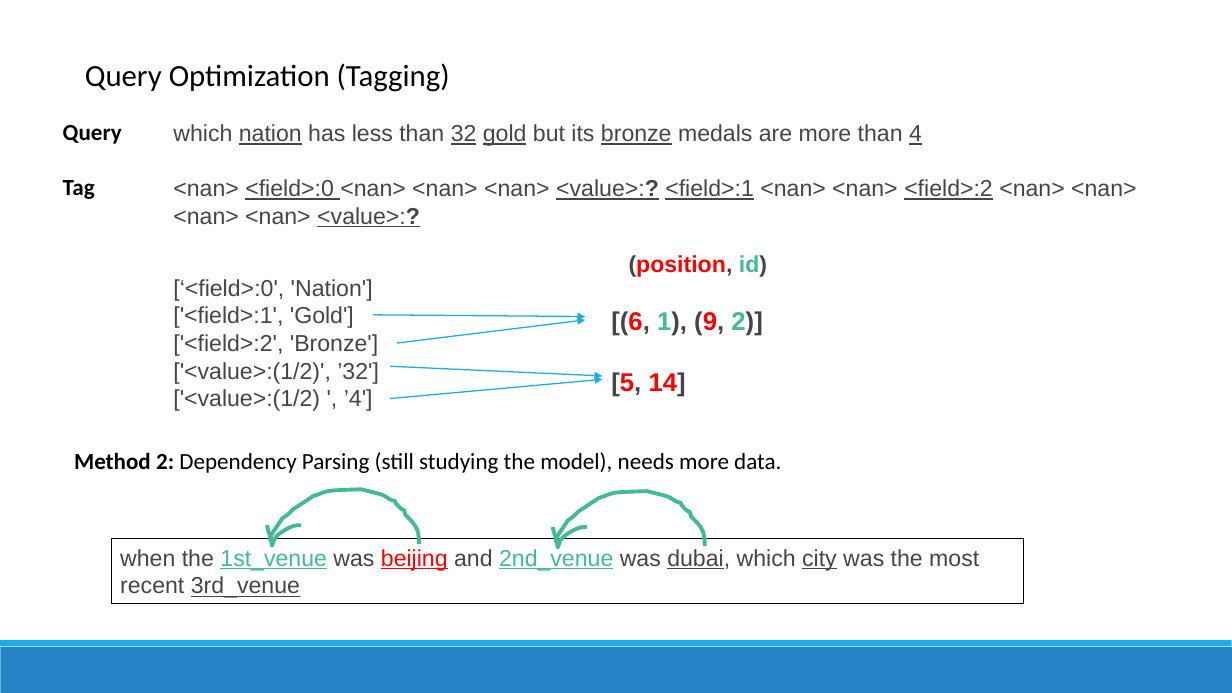
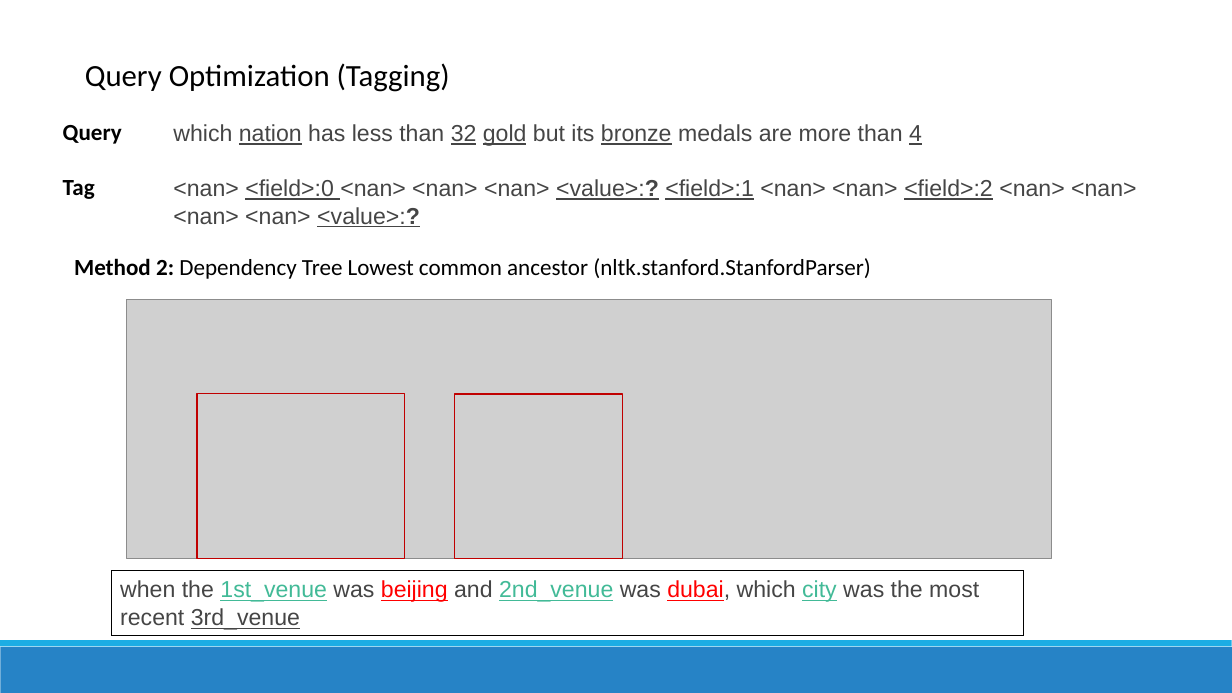
Before and after one commit to richardxiong/dnnQuery, a slide deck: slide 7 of dnnQuery2.pptx. Drawn at 1232x693 pixels with LibreOffice and Linux fonts; fonts in the diff are those of the drawing; grey boxes stand for pictures. Boxes give left, top, right and bottom in pixels: in the first picture for what was removed or moved away, otherwise in the second. Text is boxed around its words. In the diff, an @@ line names an element or a change of style, - is before the commit and + after.

Commit message:
milestone 1.3, tagging based on dependency parser

```diff
--- a/dnnQuery2.pptx
+++ b/dnnQuery2.pptx
@@ text at (74,258,871,279): text changed @@
-Method 2: Dependency Parsing (still studying the model), needs more data.
+Method 2: Dependency Tree Lowest common ancestor (nltk.stanford.StanfordParser)
@@ text removed at (629,255,767,277) @@
-(position, id)
@@ picture added at (126,299,1052,558) @@
@@ text removed at (173,279,379,411) @@
-[‘<field>:0', 'Nation']
-['<field>:1', 'Gold']
-['<field>:2', 'Bronze']
-['<value>:(1/2)', ’32']
-['<value>:(1/2) ', ’4']
@@ arrow removed from (373, 315) to (585, 317) @@
@@ arrow removed from (397, 343) to (585, 320) @@
@@ text removed at (611,311,762,397) @@
-[(6, 1), (9, 2)]
-[5, 14]
@@ arrow removed from (390, 366) to (603, 376) @@
@@ arrow removed from (390, 398) to (603, 380) @@
@@ rectangle added at (197,394,405,558), outline #C00000 1 pt @@
@@ rectangle added at (455,395,623,559), outline #C00000 1 pt @@
@@ freeform shape removed at (271,490,420,544) @@
@@ freeform shape removed at (556,491,705,545) @@
@@ freeform shape removed at (267,525,301,545) @@
@@ freeform shape removed at (553,527,587,547) @@
@@ rectangle "when the 1st_venue was beijing ...": place and size @@
-rectangle "when the 1st_venue was beijing ..." at (111,539,1023,604)
+rectangle "when the 1st_venue was beijing ..." at (111,570,1023,636)
@@ rectangle "when the 1st_venue was beijing ..." at (111,570,1023,636): text colour #454545 to #FF0000 in "dubai,"; text colour #454545 to #42BA97 in "city" @@
```
Also in this commit, not shown: 3 other slides changed, 3 slides added, 3 other files.
